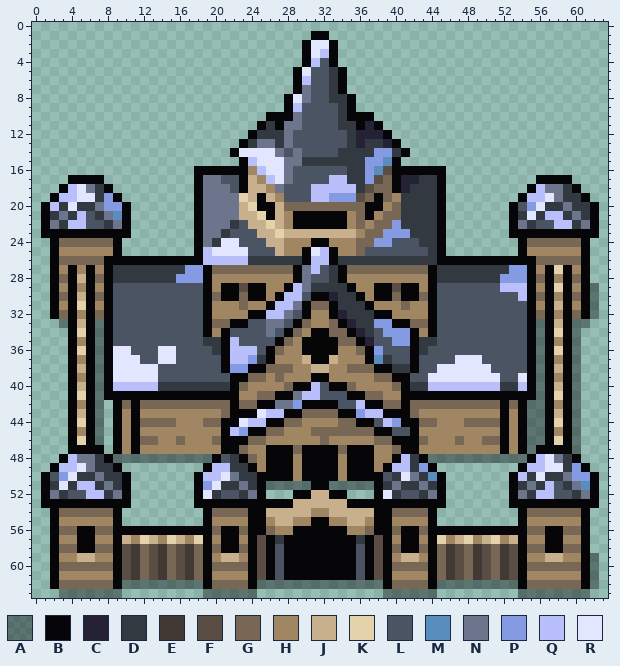
Pixel-art sprite: Factions/Neow Folder/Town.png. The picture above was drawn from the file before the commit.
The file is 64x64 pixels. Colours within 5 levels of each other are drawn and written as one.
Palette (. is transparent): A #03030864  B #060608  C #242234  D #333941  E #423934  F #5a4e44  G #796755  H #a08662  J #c7b08b  K #e4d2aa  L #4a5462  M #588dbe  N #6d758d  P #849be4  Q #b9bffb  R #e3e6ff
Pixels before (only the part around the change), first column x 0:
 0 ................................................................
 1 ...............................BB...............................
 2 ..............................BRRB..............................
 3 ..............................BRQB..............................
 4 ..............................BQLB..............................
 5 .............................BRLLDB.............................
 6 .............................BQLLDB.............................
 7 .............................BNLLDB.............................
 8 ............................BRNLLDDB............................
 9 ............................BQLLLLDB............................
10 ..........................BBBNLLLLDBBB..........................
11 .........................BDBNNLLLLDDBCB.........................
12 ........................BDDDNLLLLLLDCCCB........................
13 .......................BDNNDNLLLLLLDCDDCB.......................
14 ......................BRRRRNLNLLLLDDDDPPDB......................
15 .......................BQRRRNNDDDDDDDPPMB.......................
16 ..................BBBBBBHQRRNLLLLLLDDPMFBBBBBB..................
17 ....BBBB..........BNNLLBJHQRNLLLLQQDDPFGBCCDDB..........BBBB....
18 ...BQRNDB.........BNNNLBJJHNLLLQQQQQDFGGBCDDDB.........BQNNDB...
19 ..BQQRRDPB........BNNNNKJBJHLLLQQPPPFGBGHDDDDB........BQQRNDDB..
20 .BQDRDDNPPB.......BNNNNJKBBJGGGGGGGGGBBHGDDDDB.......BLPRDDNDDB.
21 .BDNDQLDNMB.......BNNNNJJKBJHBBBBBBHGBHGGDDDDB.......BDRDQQDNDB.
22 .BNDQQLLDNB.......BNNNDLJJKJHBBBBBBHGHGGPDDDDB.......BNDLLQQDNB.
23 .BBBBBBBBBB.......BNNDLLLJJKJJJJJJJJHGGPPPDDDB.......BBBBBBBBBB.
24 ..BGGGGGGB........BNDRRLLLJJHHHBBHHHGGPPLLLDDB........BGGGGGGB..
25 ..BHHHHHHB........BQRRRRLLLJHHBRQBHHGLLLLLLLDB........BHHHHHHB..
26 ..BGGGGGBBBBBBBBBBBQQQQQDDDDDDBQQBDDDDDDDDDDDBBBBBBBBBBBGGGGGB..
27 ..BHBHBHBDDDDDDDDPPBGGGGGGGGGBNQLDBGGGGGGGGGBDDDDDDDDPPBHBKBHB..
28 ..BGBJBGBDDDDDDDPPPBHHHHHHHHHBNLLDBHHHHHHHHHBDDDDDDDPPPBGBHBGB..
29 ..BHBHBHBLLLLLLLLLLBHBBFBBHHBQNDDDDBHHBBFBBHBLLLLLLLQQQBHBKBHBA.
30 ..BGBJBGBLLLLLLLLLLBGBBGBBHBQQLBBCDDBHBBGBBGBLLLLLLLLLQBGBHBGBA.
31 ..BHBKBHBLLLLLLLLLLBHHHGHHBQQNBGGBDDDBHHHGHHBLLLLLLLLLLBHBJBHBA.
32 ..BGBHBGBLLLLLLLLLLBHHHHBBQQNLBHHBCDDDBBHHHHBLLLLLLLLLLBGBHBGBA.
33 ...ABJBABLLLLLLLLLLBGGBBLLNNLBGHHGBCDDPPBBGGBLLLLLLLLLLBABJBAA..
34 ....BKBABLLLLLLLLLLBHBLLLLNLBGHBBGGBCDLPPPBHBLLLLLLLLLLBABKBA...
35 ....BHBABLLLLLLLLLLDDBQLLLLBGHBBBBGGBCLLPPBDDLLLLLLLLLLBABHBA...
36 ....BKBABRRLLLRRLLLLDBQQQLBGHHBBBBHHGBPLLLBDLLLLLLLLLLLBABKBA...
37 ....BHBABRRRLLRRLLLLLBQQPDBHHHJBBJHHHBMDLLBLLLLRRRLLLLLBABHBA...
38 ....BJBABRRRRRLLLLLLLBPPBBGGGHHJJHHGGGBBDDBLLRRRRRRLLLLBABJBA...
39 ....BHBABRRRRRLLLLLLLLBBGGHGHHHBBHHHHHGGBBLLRRRRRRRRLLRBABHBA...
40 ....BJBABQQQQQDDDDDDDDBGHHHHGBBQLBBGHHHHGBDDQQQQQQQQDDQBABJBA...
41 ....BKBABBBBBBBBBBBBBBBHHGGBBNQQLLLBBGGHHBBBBBBBBBBBBBBBABKBA...
42 ....BHBA.BGBGGGGGGGGGGBGGBBNNPBBBBLLQBBGGBGGGGGGGGGGBGBAABHBA...
43 ....BJBA.BHBHHHHHHHHHGBBBRQQBBGGGGBBPQQBBBGHHHHHHHHHBHBAABJBA...
44 ....BKBA.BHBGGGGHHHGGBBRQQBBGGHHHHGGBBLQPBBGGHHHGGGGBHBAABKBA...
45 ....BHBA.BHBHHHHHHHHHBQPBBGGHHHGGGGGGGBBLLBHHHHHHHHHBHBAABHBA...
46 ....BKBA.BHBGGHHGHHHGBBBGGHHHHHHGHHHHHGGBBBGHHHGHHGGBHBAABKBA...
47 ....BBBB.BHBHHHHHHHHHBBGHHBBBGBBBBGBBBHHGBBHHHHHHHHHBHBABBBBA...
48 ...BQNNDBAAAAAAAAAAABLDBGHBBBHBBBBHBBBHHBQDBAAAAAAAAAAABQRNDB...
49 ..BQQRNDDB.........BQQDDBHBBBHBBBBHBBBHBQQDPB.........BQQRRDPB..
50 .BLPRDDNDDB.......BQQRNDDBBBBHBBBBHBBBBLDRNDMB.......BQDRDDNPPB.
51 .BDRDQQDNDB.......BPRDDNDBAAAAABBAAAAABDNDDNDB.......BDNDQLDNMB.
52 .BNDLLQQDNB.......BRDLLDNB...BBJJBB...BRDLLDNB.......BNDQQLLDNB.
53 .BBBBBBBBBB.......BBBBBBBBBBBJJJJJJBBBBBBBBBBB.......BBBBBBBBBB.
54 ..BGGGGGGB.........BGGGGBBJJJJJHHJJJJJBBGGGGB.........BGGGGGGB..
55 ..BHHHHHHB.........BHHHHBBHJJHHBBHHJJHBBHHHHB.........BHHHHHHB..
56 ..BGGBBGGBBBBBBBBBBBGBBGBBGHHBBBBBBHHGBBGBBGBBBBBBBBBBBGGBBGGB..
57 ..BHHBBHHBJHKJHKJHKBHBBHBFBDBBBBBBBBDBFBHBBHBKHJKHJKHJBHHBBHHB..
58 ..BGGBBGGBFEGFEGFEGBGBBGBFBLBBBBBBBBLBFBGBBGBGEFGEFGEFBGGBBGGB..
59 ..BHHJJHHBFEGFEGFEGBHJJHBFBLBBBBBBBBLBFBHJJHBGEFGEFGEFBHHJJHHBA.
60 ..BGGGGGGBFEGFEGFEGBGGGGBFBLBBBBBBBBLBFBGGGGBGEFGEFGEFBGGGGGGBA.
61 ..BHHHHHHBFEGFEGFEGBHHHHBFBLBBBBBBBBLBFBHHHHBGEFGEFGEFBHHHHHHBA.
62 ..BGGGGGGBAAAAAAAAABGGGGBAAAAAAAAAAAAAABGGGGBAAAAAAAAABGGGGGGBA.
63 ...AAAAAAA.........AAAAAA..............AAAAAA.........AAAAAAAA..
The same view after the edit:
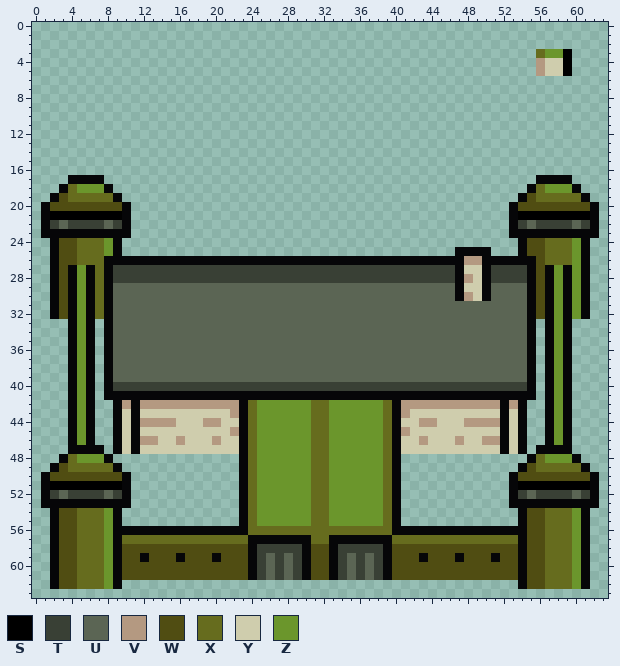
Colours new in this view: S #000000  T #394035  U #5b6554  V #b49981  W #504d12  X #666c1e  Y #cfcdad  Z #6b962c
Edits made:
Changed rows in their new state; - is an unchanged pixel.
first column x 2:
 1 -----------------------------..------------------------------
 2 ----------------------------....-----------------------------
 3 ----------------------------....----------------------XZZS---
 4 ----------------------------....----------------------VYYS---
 5 ---------------------------......---------------------VYYS---
 6 ---------------------------......----------------------------
 7 ---------------------------......----------------------------
 8 --------------------------........---------------------------
 9 --------------------------........---------------------------
10 ------------------------............-------------------------
11 -----------------------..............------------------------
12 ----------------------................-----------------------
13 ---------------------..................----------------------
14 --------------------....................---------------------
15 ---------------------..................----------------------
16 ----------------............................-----------------
17 ----------------............................-----------------
18 --XZZZ----------............................----------XZZZ---
19 -WXXXXX---------............................---------WXXXXX--
20 WWWWWWWW--------............................--------WWWWWWWW-
21 SSSSSSSS--------............................--------SSSSSSSS-
22 TUTTTTUT--------............................--------TUTTTTUT-
23 ----------------............................-----------------
24 -WWXXXZ---------............................---------WWXXXZ--
25 -WWXXXZ---------............................-BBBB----WWXXXZ--
26 -WWXXX-----------BBBBBBBBBBB-BB-BBBBBBBBBBB---VV------WXXXZ--
27 -W-Z-X-TTTTTTTTTTTTTTTTTTTTTTTTTTTTTTTTTTTTTTBYYBTTTT-W-Z-Z--
28 -W-Z-X-TTTTTTTTTTTTTTTTTTTTTTTTTTTTTTTTTTTTTTBVYBTTTT-W-Z-Z--
29 -W-Z-X-UUUUUUUUUUUUUUUUUUUUUUUUUUUUUUUUUUUUUUBYYBUUUU-W-Z-Z-.
30 -W-Z-X-UUUUUUUUUUUUUUUUUUUUUUUUUUUUUUUUUUUUUUBVYBUUUU-W-Z-Z-.
31 -W-Z-X-UUUUUUUUUUUUUUUUUUUUUUUUUUUUUUUUUUUUUUUUUUUUUU-W-Z-Z-.
32 -W-Z-X-UUUUUUUUUUUUUUUUUUUUUUUUUUUUUUUUUUUUUUUUUUUUUU-W-Z-Z-.
33 -.-Z-.-UUUUUUUUUUUUUUUUUUUUUUUUUUUUUUUUUUUUUUUUUUUUUU-.-Z-..-
34 ---Z-.-UUUUUUUUUUUUUUUUUUUUUUUUUUUUUUUUUUUUUUUUUUUUUU-.-Z-.--
35 ---Z-.-UUUUUUUUUUUUUUUUUUUUUUUUUUUUUUUUUUUUUUUUUUUUUU-.-Z-.--
36 ---Z-.-UUUUUUUUUUUUUUUUUUUUUUUUUUUUUUUUUUUUUUUUUUUUUU-.-Z-.--
37 ---Z-.-UUUUUUUUUUUUUUUUUUUUUUUUUUUUUUUUUUUUUUUUUUUUUU-.-Z-.--
38 ---Z-.-UUUUUUUUUUUUUUUUUUUUUUUUUUUUUUUUUUUUUUUUUUUUUU-.-Z-.--
39 ---Z-.-UUUUUUUUUUUUUUUUUUUUUUUUUUUUUUUUUUUUUUUUUUUUUU-.-Z-.--
40 ---Z-.-TTTTTTTTTTTTTTTTTTTTTTTTTTTTTTTTTTTTTTTTTTTTTT-.-Z-.--
41 ---Z-.---------------BBBB--BBBBBB--BBBB---------------.-Z-.--
42 ---Z-.--V-VVVVVVVVVVVBXZZZZZZXXZZZZZZXBVVVVVVVVVVV-V-..-Z-.--
43 ---Z-.--Y-YYYYYYYYYYV-XZZZZZZXXZZZZZZX-VYYYYYYYYYY-Y-..-Z-.--
44 ---Z-.--Y-VVVVYYYVVYYBXZZZZZZXXZZZZZZXBYYVVYYYVVVV-Y-..-Z-.--
45 ---Z-.--Y-YYYYYYYYYYVBXZZZZZZXXZZZZZZXBVYYYYYYYYYY-Y-..-Z-.--
46 ---Z-.--Y-VVYYVYYYVYY-XZZZZZZXXZZZZZZX-YYVYYYVYYVV-Y-..-Z-.--
47 --------Y-YYYYYYYYYYYBXZZZZZZXXZZZZZZXBYYYYYYYYYYY-Y-.----.--
48 --XZZZ-..............-XZZZZZZXXZZZZZZX-..............-XZZZ---
49 -WXXXXX----------....BXZZZZZZXXZZZZZZXB....----------WXXXXX--
50 WWWWWWWW--------.....BXZZZZZZXXZZZZZZXB.....--------WWWWWWWW-
51 SSSSSSSS--------.....BXZZZZZZXXZZZZZZXB.....--------SSSSSSSS-
52 TUTTTTUT--------.....BXZZZZZZXXZZZZZZXB.....--------TUTTTTUT-
53 ----------------.....-XZZZZZZXXZZZZZZX-.....-----------------
54 -WWXXXZ----------....BXZZZZZZXXZZZZZZXB....----------WWXXXZ--
55 -WWXXXZ----------....BXZZZZZZXXZZZZZZXB....----------WWXXXZ--
56 -WWXXXZ-----------B--BXXXXXXXXXXXXXXXXB--B-----------WWXXXZ--
57 -WWXXXZ-XXXXXXXXXXXXXX-B-B---XX---B-B-XXXXXXXXXXXXXX-WWXXXZ--
58 -WWXXXZ-WWWWWWWWWWWWWW-TTTTT-WW-TTTTT-WWWWWWWWWWWWWW-WWXXXZ--
59 -WWXXXZ-WWBWWWBWWWBWWW-TUTUT-WW-TUTUT-WWWBWWWBWWWBWW-WWXXXZ-.
60 -WWXXXZ-WWWWWWWWWWWWWW-TUTUT-WW-TUTUT-WWWWWWWWWWWWWW-WWXXXZ-.
61 -WWXXXZ-WWWWWWWWWWWWWW-TUTUT-WW-TUTUT-WWWWWWWWWWWWWW-WWXXXZ-.
62 -WWXXXZ-............................................-WWXXXZ-.
63 -.......---------......--------------......---------........-
